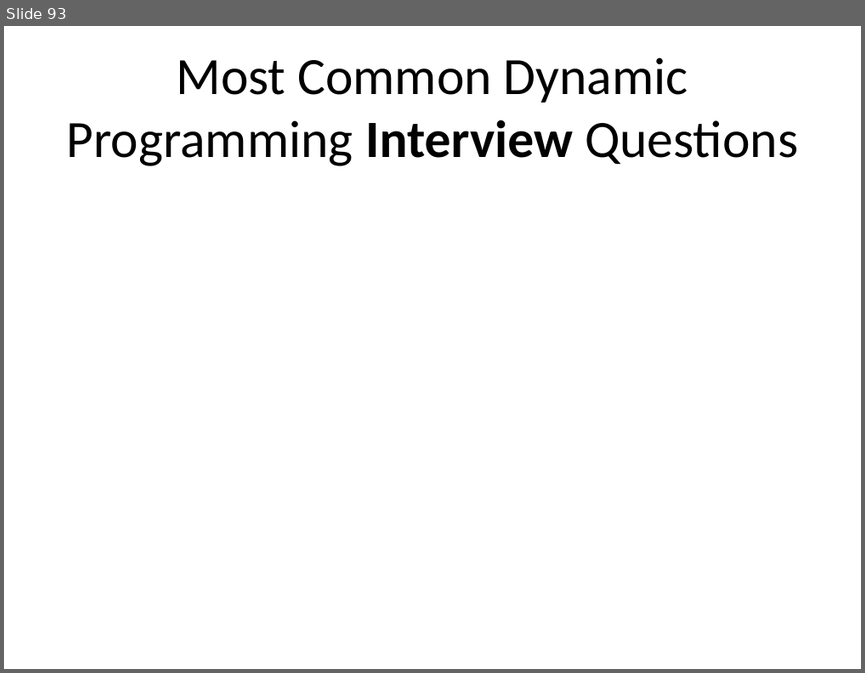
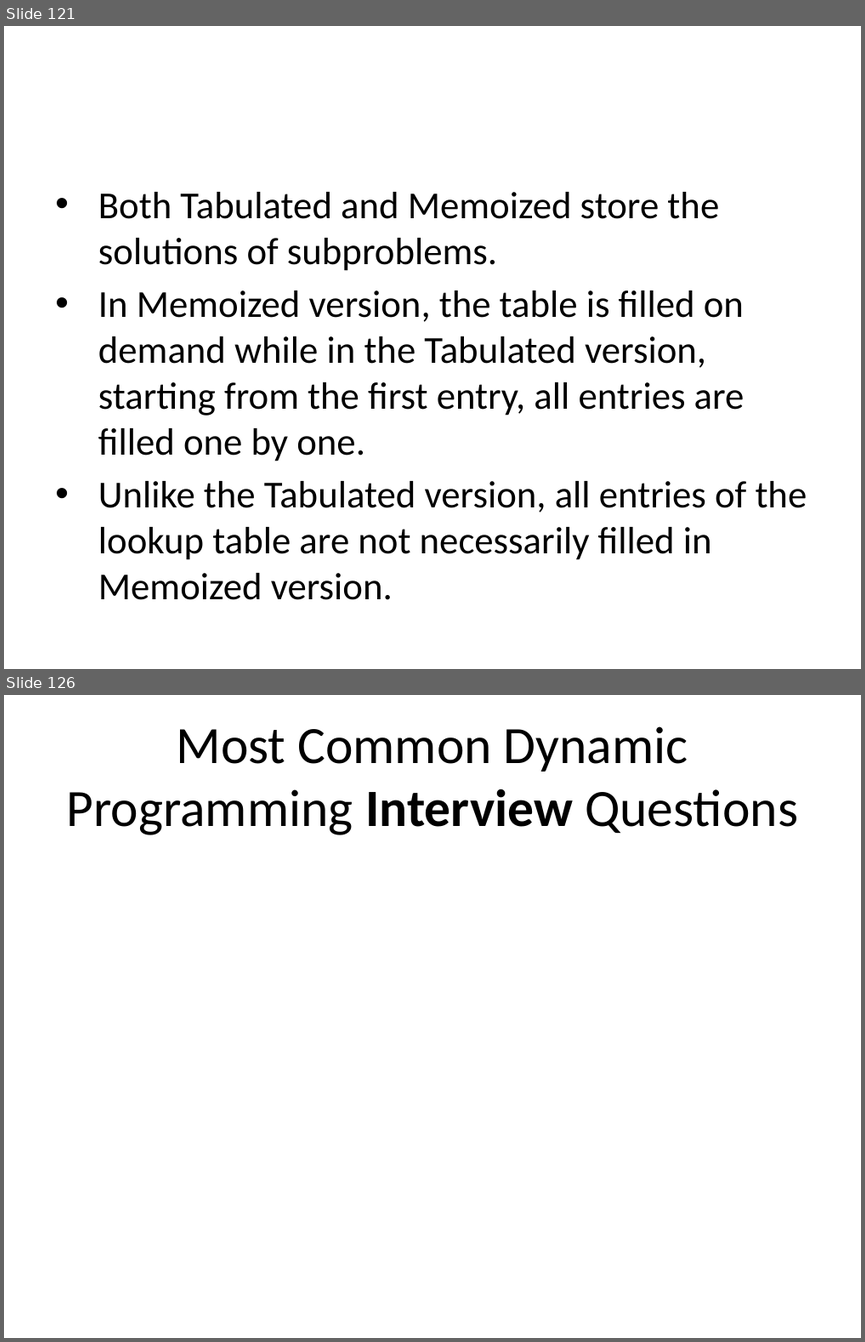
Before and after one commit to ucoruh/ce100-algorithms-and-programming-II, a slide deck: docs/week-6/ce100-week-6-lcs.en.md_word.pptx. Shown one above the other, each under a label of ours: slide 93 before the commit, slides 121 and 126 after it; the slides between them are not shown. The pictures are 865x673 and 865x1342 pixels, drawn with LibreOffice and Linux fonts; fonts in the diff are those of the drawing. Boxes give left, top, right and bottom in pixels: in the first picture for what was removed or moved away, otherwise in the second. Text is boxed around its words. In the diff, an @@ line names an element or a change of style, - is before the commit and + after.

```diff
--- a/docs/week-6/ce100-week-6-lcs.en.md_word.pptx
+++ b/docs/week-6/ce100-week-6-lcs.en.md_word.pptx
@@ slide 121 added at [4,26,861,669], background #FFFFFF @@
@@ text added at [98,192,807,600], 32 pt, text #000000 @@
+• Both Tabulated and Memoized store the solutions of subproblems.
+• In Memoized version, the table is filled on demand while in the Tabulated version, starting from the first entry, all entries are filled one by one.
+• Unlike the Tabulated version, all entries of the lookup table are not necessarily filled in Memoized version.
@@ what was slide 93 is now slide 126 @@
```
Also in this commit, not shown: 8 slides changed, 49 other slides added, 11 other files.
